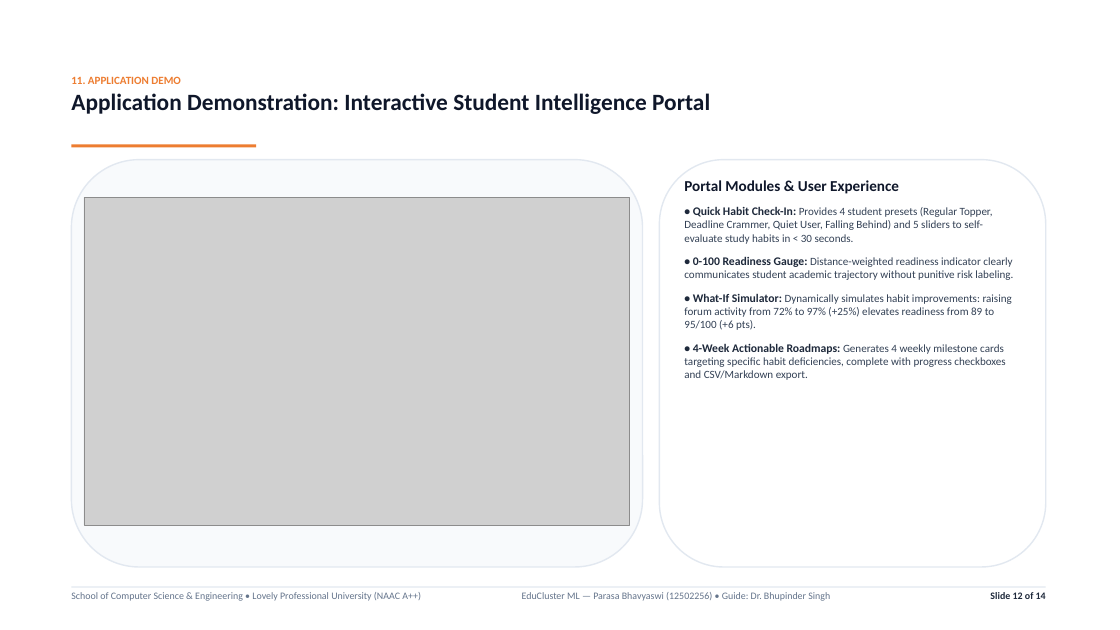
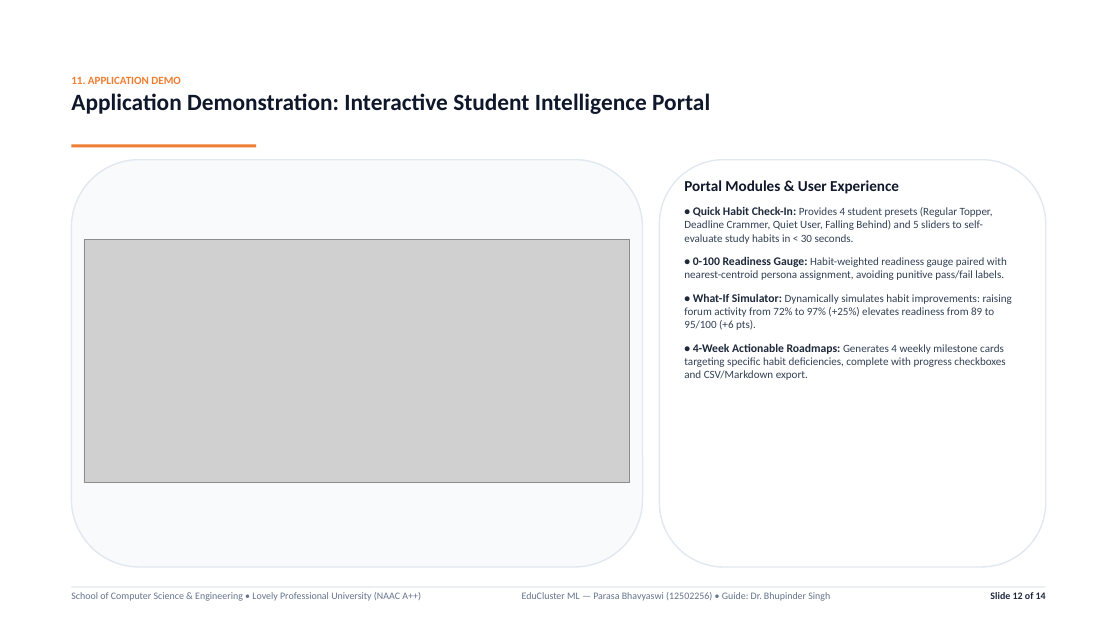
Before and after one commit to parasabhavyaswi/student-engagement-performance-clustering, a slide deck: slide 12 of EduCluster_Presentation_Dark.pptx. Drawn at 1120x630 pixels with LibreOffice and Linux fonts; fonts in the diff are those of the drawing; grey boxes stand for pictures; background and template pictures are left out. Boxes give left, top, right and bottom in pixels: in the first picture for what was removed or moved away, otherwise in the second. Text is boxed around its words. In the diff, an @@ line names an element or a change of style, - is before the commit and + after.

Commit message:
feat(presentation): sync enhanced 14-slide deck with corrected figures, colors, and layout

```diff
--- a/EduCluster_Presentation_Dark.pptx
+++ b/EduCluster_Presentation_Dark.pptx
@@ picture: place and size @@
-picture at box(84, 197, 630, 525)
+picture at box(84, 239, 630, 483)
@@ text at box(684, 256, 1007, 280): text changed @@
-• 0-100 Readiness Gauge: Distance-weighted readiness indicator clearly communicates student academic trajectory without punitive risk labeling.
+• 0-100 Readiness Gauge: Habit-weighted readiness gauge paired with nearest-centroid persona assignment, avoiding punitive pass/fail labels.
```
Also in this commit, not shown: 9 other slides changed, 1 other file.
